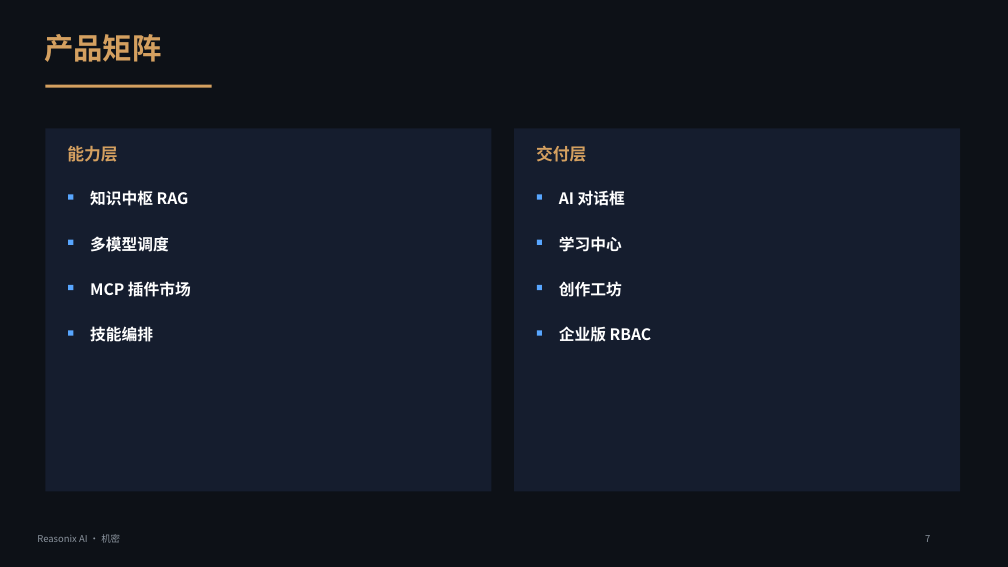
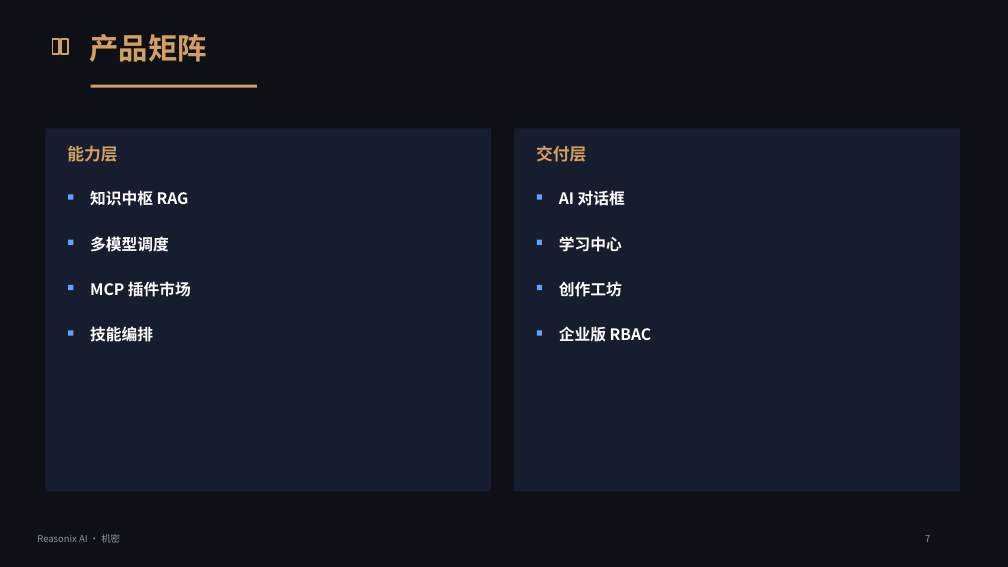
Before and after one commit to xmwcg/ppt-pro-studio, a slide deck: slide 7 of output/hifi.pptx. Drawn at 1008x567 pixels with LibreOffice and Linux fonts; fonts in the diff are those of the drawing. Boxes give left, top, right and bottom in pixels: in the first picture for what was removed or moved away, otherwise in the second. Text is boxed around its words. In the diff, an @@ line names an element or a change of style, - is before the commit and + after.

```diff
--- a/output/hifi.pptx
+++ b/output/hifi.pptx
@@ freeform shape added at box(52, 39, 59, 54), outline #D4A060 1.65 pt @@
@@ freeform shape added at box(61, 39, 68, 54), outline #D4A060 1.65 pt @@
@@ text "产品矩阵": place and size @@
-text "产品矩阵" at box(44, 34, 161, 62)
+text "产品矩阵" at box(90, 34, 207, 62)
@@ rectangle: place and size @@
-rectangle at box(45, 85, 212, 88)
+rectangle at box(91, 85, 257, 88)
```
Also in this commit, not shown: 11 other slides changed, 5 other files.
